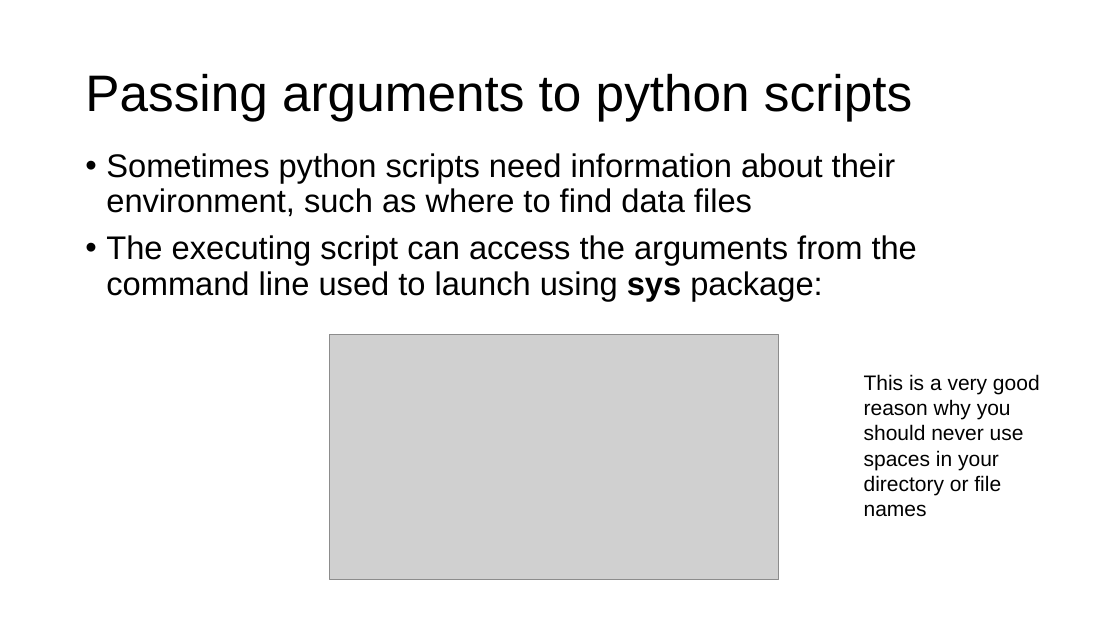
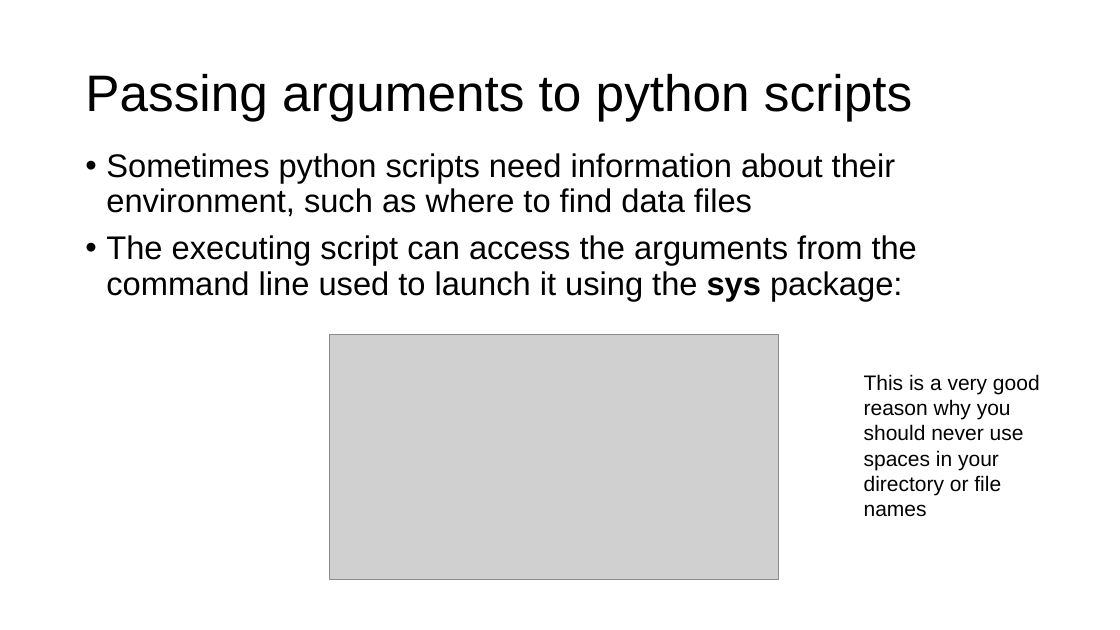
Before and after one commit to parrt/msds501, a slide deck: slide 22 of slides/terminal.pptx. Drawn at 1120x630 pixels with LibreOffice and Linux fonts; fonts in the diff are those of the drawing; grey boxes stand for pictures; background and template pictures are left out. Boxes give left, top, right and bottom in pixels: in the first picture for what was removed or moved away, otherwise in the second. Text is boxed around its words. In the diff, an @@ line names an element or a change of style, - is before the commit and + after.

```diff
--- a/slides/terminal.pptx
+++ b/slides/terminal.pptx
@@ text at (106,235,917,301): text changed @@
-• The executing script can access the arguments from the command line used to launch using sys package:
+• The executing script can access the arguments from the command line used to launch it using the sys package:
```
Also in this commit, not shown: 7 other slides changed, 4 other files.
